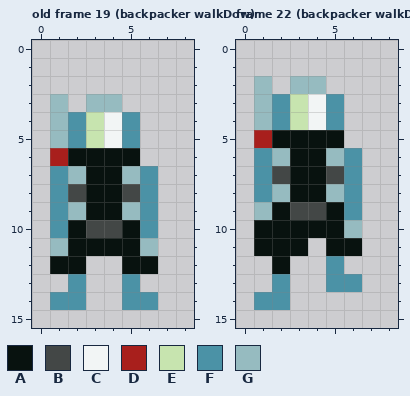
A pixel-art file gets an edit: assets/images/backpacker.aseprite. Above, as it was before the edit.
9x16 pixels, 27 frames. Shown: old frame 19 (backpacker walkDow), frame 22 (backpacker walkDow). The commit also changed other frames, which this record leaves out.
Palette (. is transparent): A #08120f  B #434746  C #f2f5f5  D #a81f1c  E #c7e4af  F #4b92a6  G #96bbc0
Pixels before, old frame 19 (backpacker walkDow), first column x 1:
 3 G.GG..
 4 GFECF.
 5 GFECF.
 6 DAAAA.
 7 FGAAGF
 8 FBAABF
 9 FGAAGF
10 FABBAF
11 GAAAAG
12 AA..AA
13 .F..F.
14 FF..FF
Pixels before, frame 22 (backpacker walkDow), first column x 1:
 2 G.GG..
 3 GFECF.
 4 GFECF.
 5 DAAAA.
 6 FGAAGF
 7 FBAABF
 8 FGAAGF
 9 GABBAF
10 AAAAAG
11 AAA.AA
12 .A..F.
13 .F..FF
14 FF....
Now the later version:
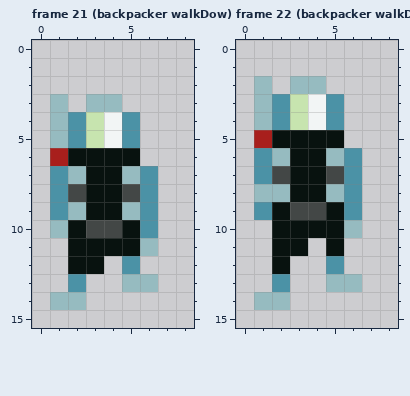
A new or re-ordered frame is compared with the old frame closest to it.
What changed:
{"change": "frames re-ordered"}
{"where": "frame 21 (backpacker walkDow) against old frame 19 (backpacker walkDow)"}
{"frame":21,"y":10,"x":1,"old":"F","new":"G"}
{"frame":21,"y":11,"x":1,"old":"G","new":"."}
{"frame":21,"y":12,"x":1,"old":"A","new":"."}
{"frame":21,"y":12,"x":3,"old":".","new":"A"}
{"frame":21,"y":12,"x":5,"old":"AA","new":"F."}
{"frame":21,"y":13,"x":5,"old":"F.","new":"GG"}
{"frame":21,"y":14,"x":1,"old":"FF","new":"GG"}
{"frame":21,"y":14,"x":5,"old":"FF","new":".."}
{"where": "frame 22 (backpacker walkDow)"}
{"frame":22,"y":8,"x":1,"old":"F","new":"G"}
{"frame":22,"y":9,"x":1,"old":"G","new":"F"}
{"frame":22,"y":10,"x":1,"old":"A","new":"."}
{"frame":22,"y":11,"x":1,"old":"A","new":"."}
{"frame":22,"y":11,"x":6,"old":"A","new":"."}
{"frame":22,"y":13,"x":5,"old":"FF","new":"GG"}
{"frame":22,"y":14,"x":1,"old":"FF","new":"GG"}
{"label":"changed","picture_box":[50,220,158,310]}
{"label":"changed","picture_box":[254,184,362,310]}
